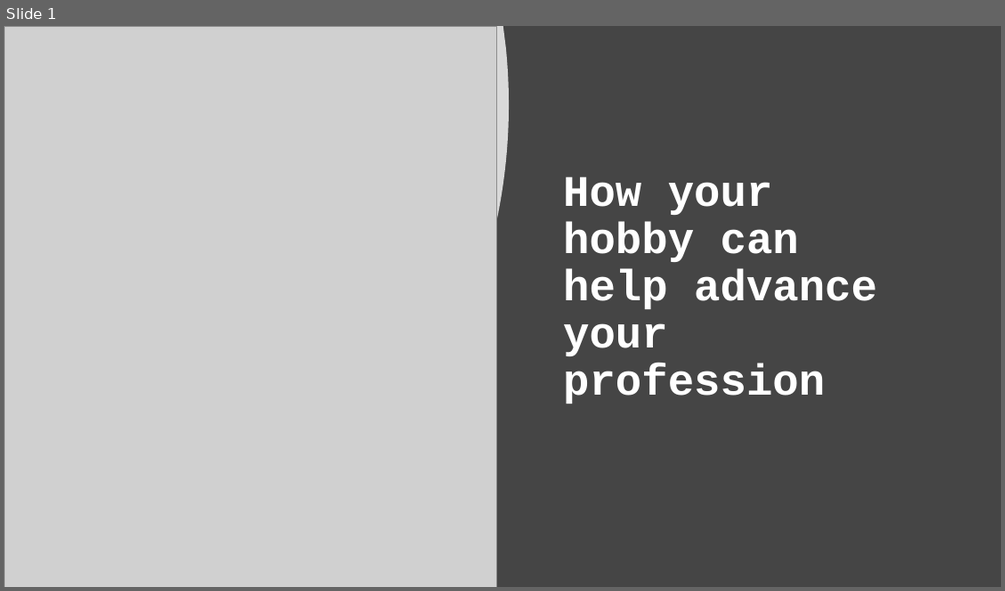
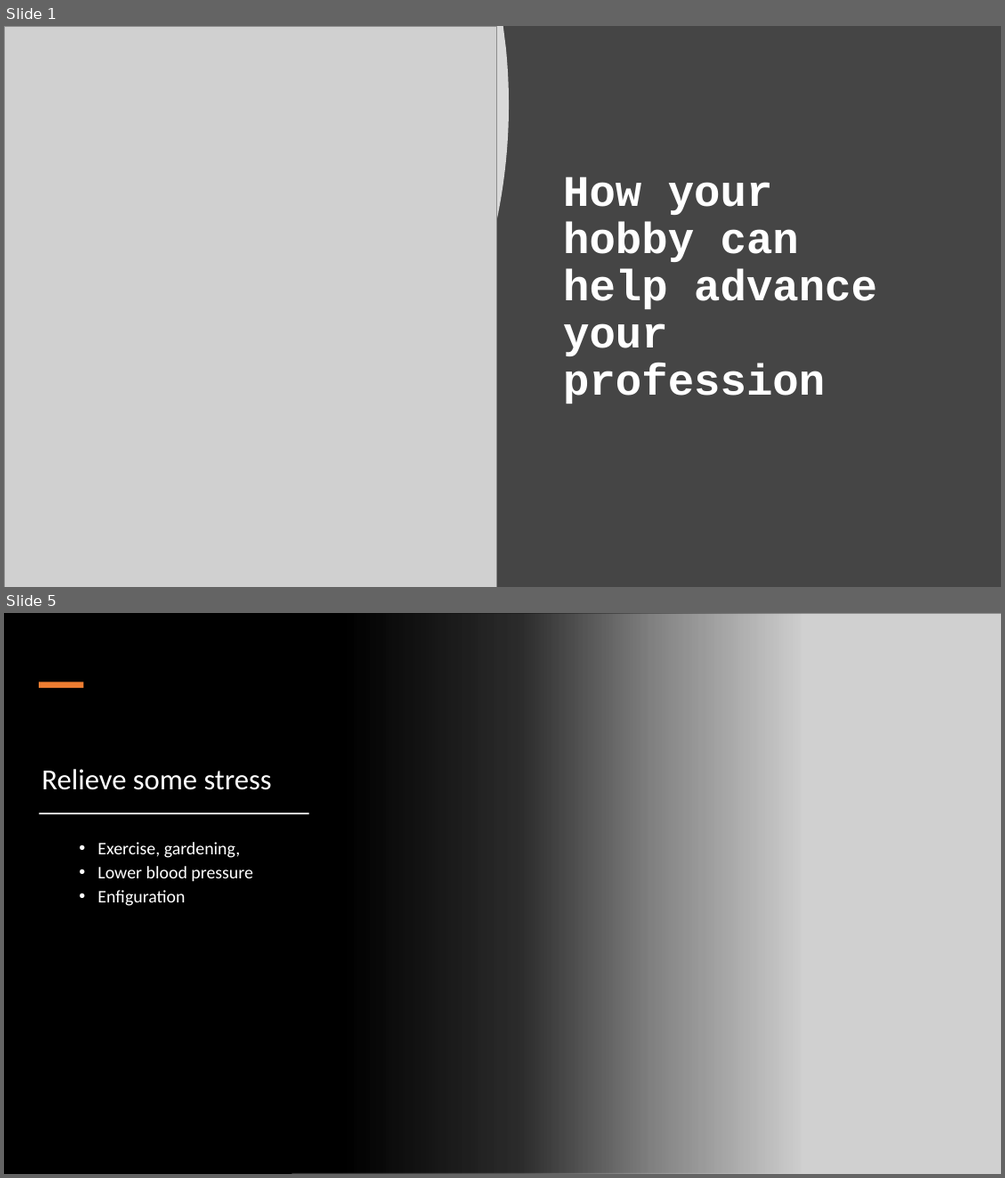
Before and after one commit to pulcher/hobby-helps-profession, a slide deck: How your hobby can help advance your profession.pptx. Shown one above the other, each under a label of ours: slide 1 before the commit, slides 1 and 5 after it; the slides between them are not shown. The pictures are 1005x591 and 1005x1178 pixels, drawn with LibreOffice and Linux fonts; fonts in the diff are those of the drawing; grey boxes stand for pictures. Boxes give left, top, right and bottom in pixels: in the first picture for what was removed or moved away, otherwise in the second. Text is boxed around its words. In the diff, an @@ line names an element or a change of style, - is before the commit and + after.

```diff
--- a/How your hobby can help advance your profession.pptx
+++ b/How your hobby can help advance your profession.pptx
@@ slide 5 added at <box>4,613,1001,1174</box>, background #000000 @@
@@ rectangle added at <box>4,613,802,1174</box>, fill gradient #000000 @@
@@ picture added at <box>291,613,1001,1174</box> @@
@@ rectangle added at <box>39,682,83,688</box>, fill #ED7D31 @@
@@ title added at <box>41,769,272,790</box>, 28 pt, text #FFFFFF @@
+Relieve some stress
@@ rectangle added at <box>39,812,309,814</box>, fill #FFFFFF @@
@@ text added at <box>97,842,253,906</box>, 17 pt, text #FFFFFF @@
+  • Exercise, gardening,
+  • Lower blood pressure
+  • Enfiguration
```
Also in this commit, not shown: 1 slide changed, 13 other slides added.
